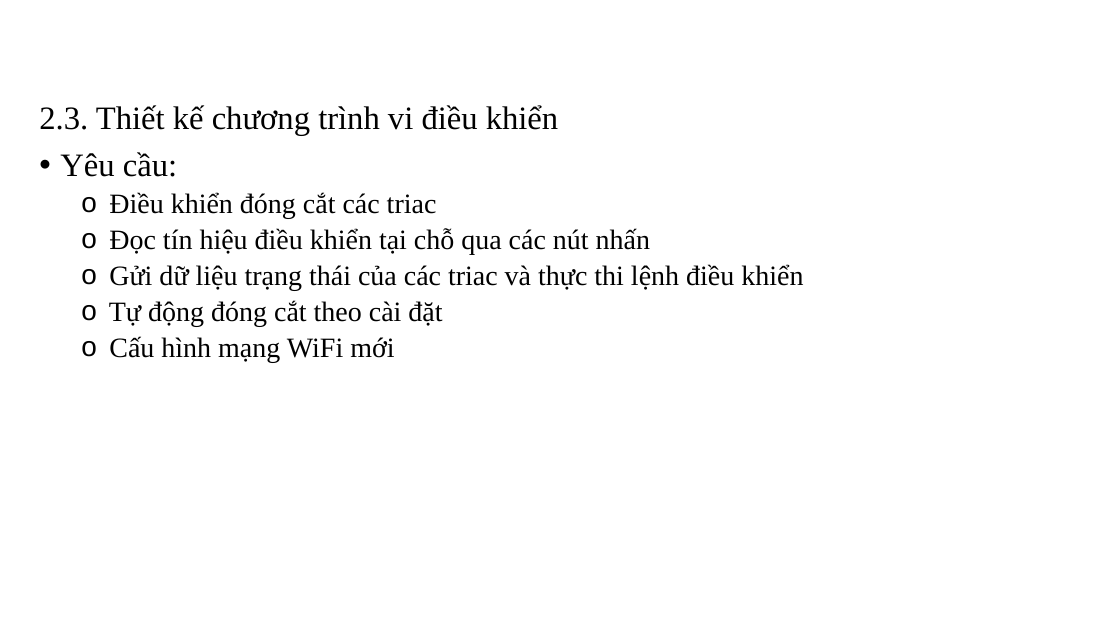
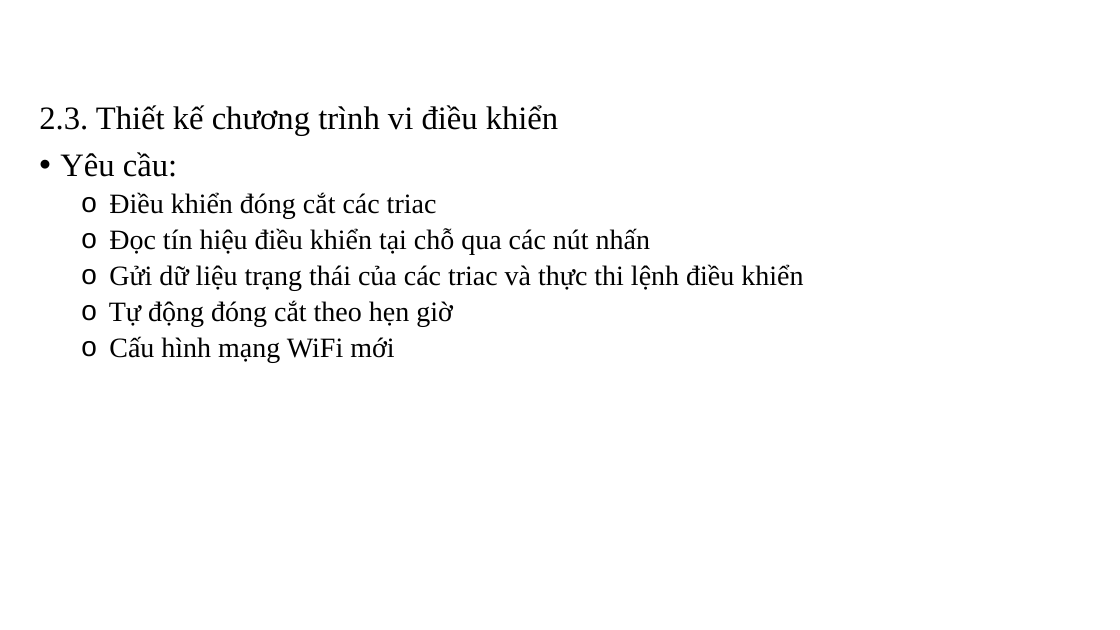
Before and after one commit to kurooroo/DATN, a slide deck: slide 14 of documents/20210111_NguyenTuanAnh_ppt.pptx. Drawn at 1120x630 pixels with LibreOffice and Linux fonts; fonts in the diff are those of the drawing; background and template pictures are left out. Boxes give left, top, right and bottom in pixels: in the first picture for what was removed or moved away, otherwise in the second. Text is boxed around its words. In the diff, an @@ line names an element or a change of style, - is before the commit and + after.

```diff
--- a/documents/20210111_NguyenTuanAnh_ppt.pptx
+++ b/documents/20210111_NguyenTuanAnh_ppt.pptx
@@ text at (109,300,453,327): text changed @@
-  o Tự động đóng cắt theo cài đặt
+  o Tự động đóng cắt theo hẹn giờ
```
Also in this commit, not shown: 1 other slide changed, 1 slide added.
